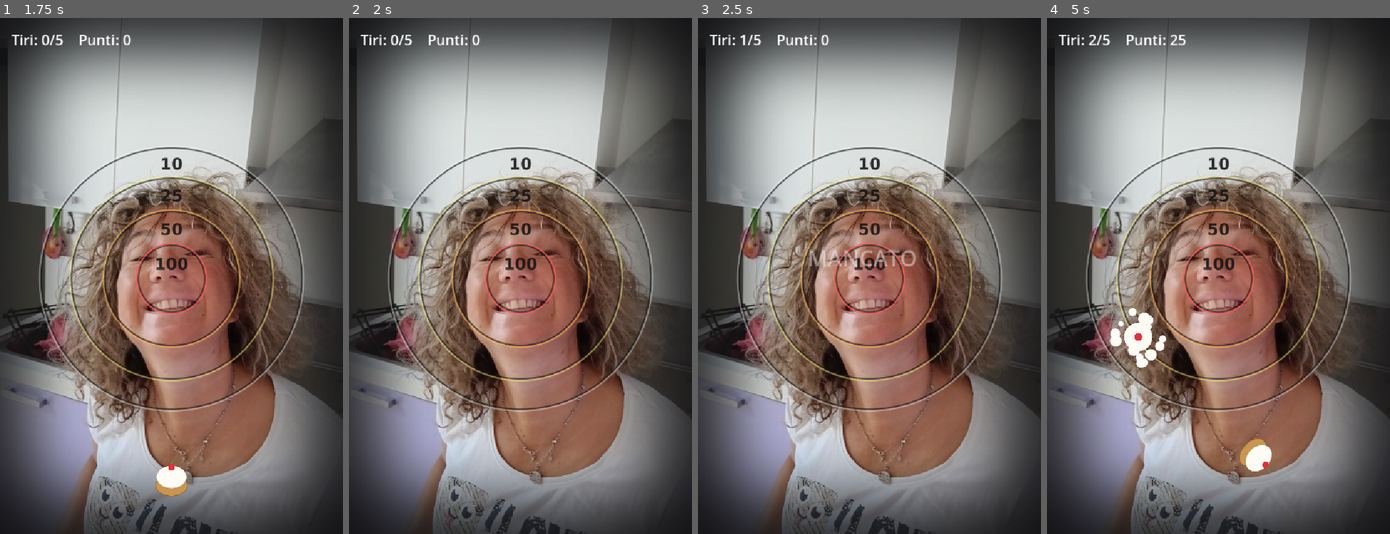
Above: before the commit, frames 1-4 (left to right).
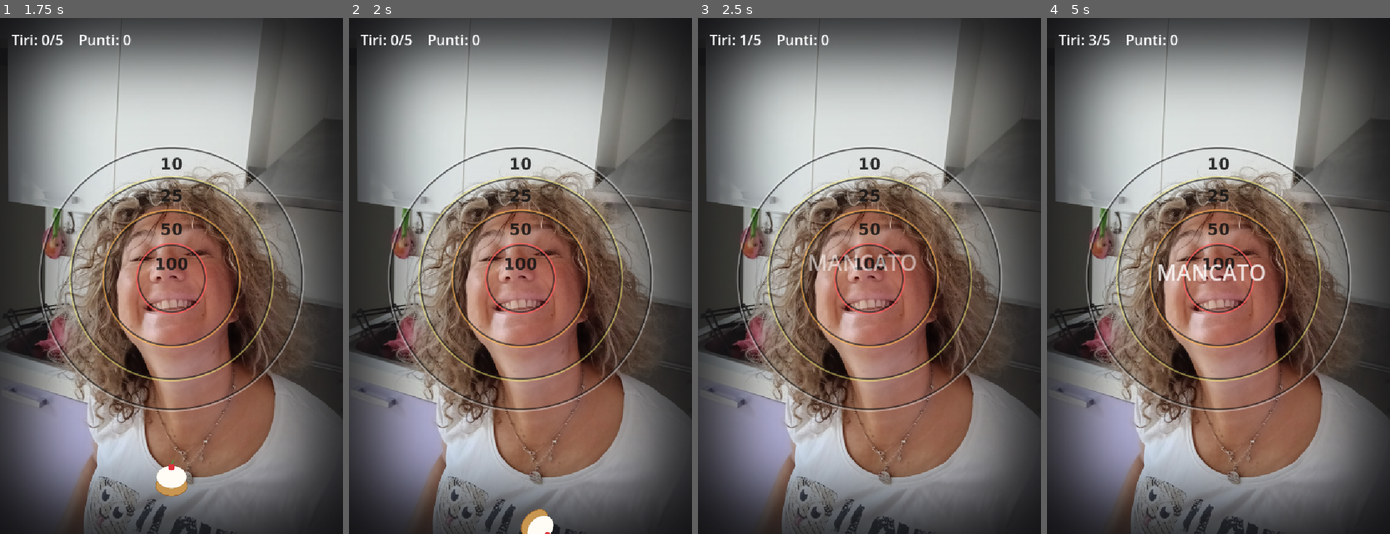
Above: after the commit, the same moments.

Repository: nicolaregge-pulse/corso-godot
Game: Godot game, scene res://main.tscn
Same seed, same stepped clock (60 frames per second), same inputs: the game is played once before the commit and once after it.
Inputs (mouse positions are in pixels of both pictures, inside the frame that each line leads up to):
- Up to frame 1 (1.75 s): tap Enter (ui_accept) at 0.5, 0.77, 1.25 s; move the mouse to (246, 250) at 0.52 s; click (246, 250) at 0.67 s; drag from (102, 301) to (154, 379) at 1.27 s
- Up to frame 2 (2 s): no input
- Up to frame 3 (2.5 s): move the mouse to (903, 162) at 2.02 s; click (903, 162) at 2.17 s
- Up to frame 4 (5 s): drag from (1201, 379) to (1115, 198) at 2.77 s; move the mouse to (1321, 353) at 3.52 s; click (1321, 353) at 3.67 s; tap Enter (ui_accept) at 3.77 s; drag from (1115, 198) to (1167, 147) at 4.27 s

Frame 1 is identical in both runs. In frame 2, 0.4% of the frame differs, in the area x 50-60%, y 95-100%; in frame 3, 0.6%; in frame 4, 1.8%, in the area x 12-66%, y 3-88%.

Commit message:
Torta: punteggio sul punto piu' alto dell'arco (si puo' andare oltre)
Ora conta l'apice del tiro: se tiri troppo forte la torta va OLTRE la
faccia (sopra) e sbagli, se tiri piano cade prima, solo il tiro giusto
centra. Sensibilita' della strisciata abbassata. Cache-bust ri-applicato.

Co-Authored-By: Claude Opus 4.8 <noreply@anthropic.com>
Claude-Session: https://claude.ai/code/session_01Vq5FU5TvjomBhpm5HhNzUc

Diff:
--- a/torta-in-faccia/main.gd
+++ b/torta-in-faccia/main.gd
@@ -8,9 +8,9 @@
 
 # ===== FALLO TUO =====
 const TIRI_TOTALI: int = 5
-const FORZA_TIRO: float = 1.0        # moltiplica la velocita' della strisciata
-const TIRO_MAX: float = 2300.0       # velocita' massima del tiro
-const GRAVITA: float = 1500.0
+const FORZA_TIRO: float = 0.5        # sensibilita': quanto conta la velocita' della strisciata
+const TIRO_MAX: float = 1650.0       # velocita' massima del tiro
+const GRAVITA: float = 1600.0
 # =====================
 
 @onready var hudVar: Label = $hudScena
@@ -34,9 +34,6 @@
 var in_volo: bool = false
 var puntando: bool = false
 var storia: Array = []               # posizioni recenti del dito, per la velocita'
-var vicino: float = 999999.0
-var vicino_pos: Vector2 = Vector2.ZERO
-var entrato: bool = false
 var tiri: int = 0
 var punti: int = 0
 var pausa: float = 0.0
@@ -119,17 +116,16 @@
 	return (ultimo[0] - primo[0]) / dt
 
 func _lancia() -> void:
-	var v: Vector2 = _velocita_strisciata() * FORZA_TIRO
-	if v.length() < 200.0:            # strisciata troppo lenta: non lancia
-		return
+	var raw: Vector2 = _velocita_strisciata()
+	if raw.length() < 250.0:          # strisciata troppo lenta: non lancia
+		return
+	var v: Vector2 = raw * FORZA_TIRO
 	if v.length() > TIRO_MAX:
 		v = v.normalized() * TIRO_MAX
 	torta.position = ancora
 	torta_v = v
 	in_volo = true
 	pronto = false
-	vicino = 999999.0
-	entrato = false
 
 func _process(delta: float) -> void:
 	if tiri >= TIRI_TOTALI and not in_volo:
@@ -144,22 +140,25 @@
 		_vola(delta)
 
 func _vola(delta: float) -> void:
+	var vy_prima: float = torta_v.y
 	torta_v.y += GRAVITA * delta
 	torta.position += torta_v * delta
 	torta.rotation += delta * 10.0
-	var d: float = torta.position.distance_to(centro)
-	if d < vicino:
-		vicino = d
-		vicino_pos = torta.position
-	if d <= r10:
-		entrato = true
-	if entrato and d > r10:
-		_colpito(vicino_pos, vicino)
-	elif torta.position.y > vp.y + 150.0 or torta.position.x < -150.0 or torta.position.x > vp.x + 150.0:
-		if entrato:
-			_colpito(vicino_pos, vicino)
+	# volata sopra la testa: tiro troppo forte, mancato
+	if torta.position.y < -40.0:
+		_mancato()
+		return
+	# apice dell'arco: era in salita, ora scende -> e' arrivata dove poteva
+	if vy_prima < 0.0 and torta_v.y >= 0.0:
+		var d: float = torta.position.distance_to(centro)
+		if d <= r10:
+			_colpito(torta.position, d)
 		else:
 			_mancato()
+		return
+	# esce di lato o cade sotto senza arrivare
+	if torta.position.y > vp.y + 150.0 or torta.position.x < -150.0 or torta.position.x > vp.x + 150.0:
+		_mancato()
 
 func _colpito(pos: Vector2, d: float) -> void:
 	var p: int = 10
Not shown, changed: docs/torta/index.html
Not shown, changed: docs/torta/index.pck
